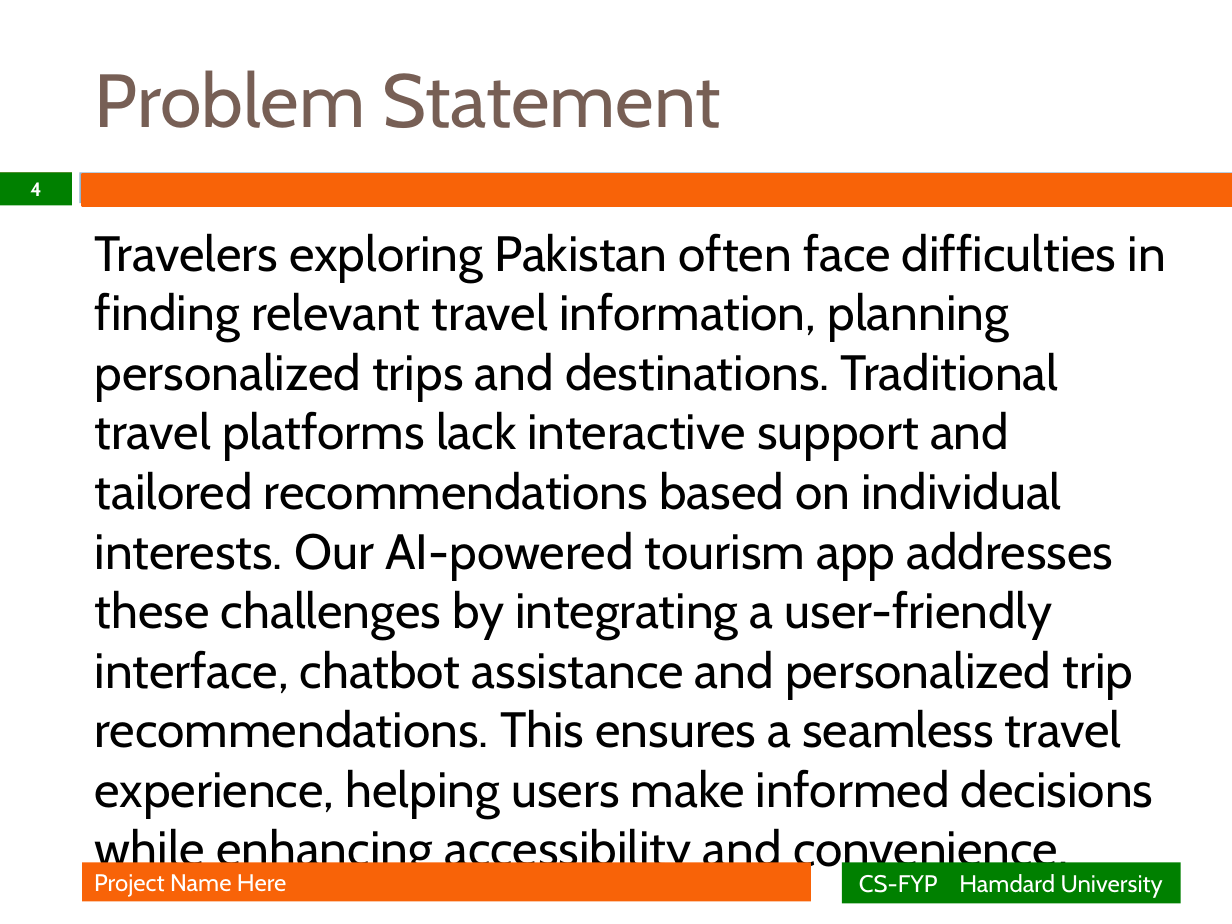
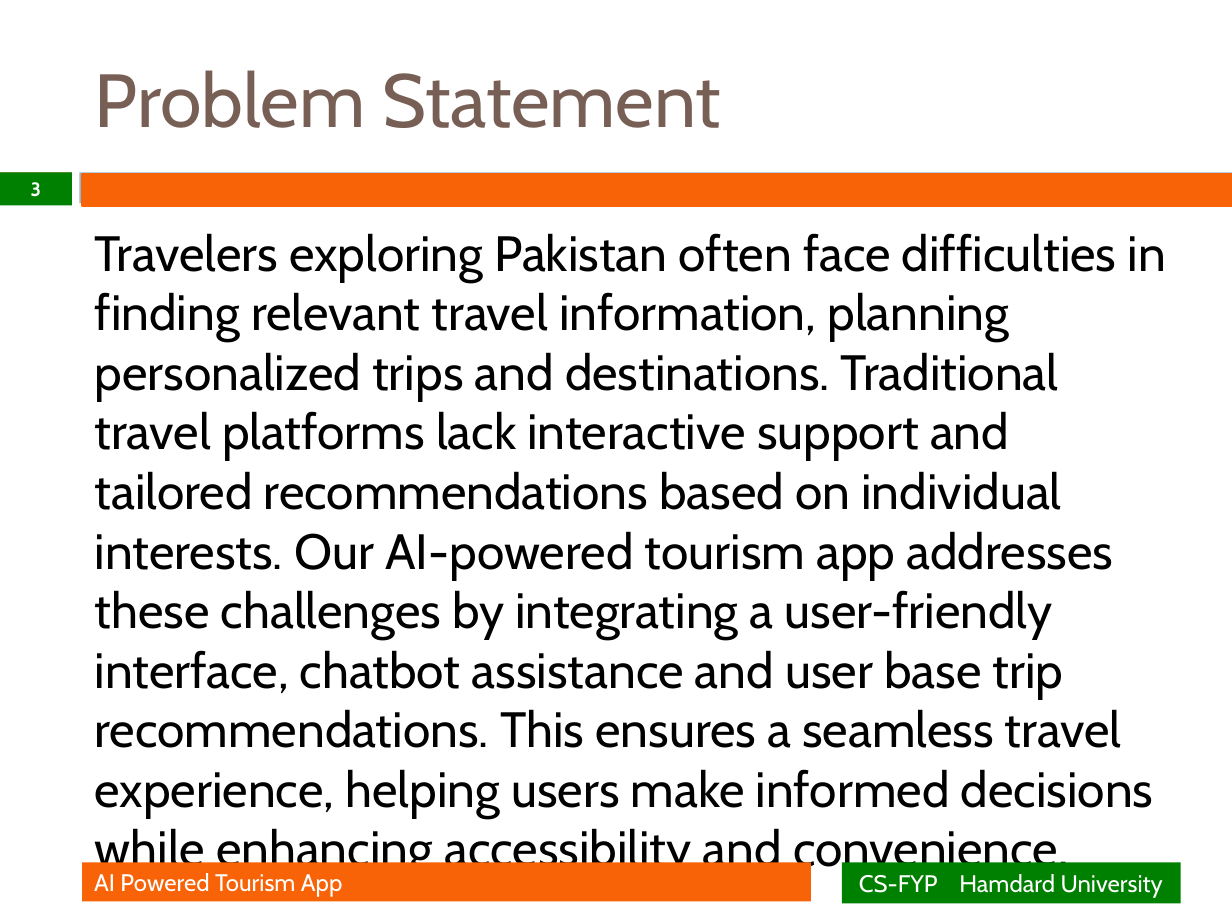
Before and after one commit to Daniyal702/TourismAppWithDocs, a slide deck: slide 3 of FYP Presentation.pptx (slide 4 before the commit). Drawn at 1232x924 pixels with LibreOffice and Linux fonts; fonts in the diff are those of the drawing; background and template pictures are left out. Boxes give left, top, right and bottom in pixels: in the first picture for what was removed or moved away, otherwise in the second. Text is boxed around its words. In the diff, an @@ line names an element or a change of style, - is before the commit and + after.

```diff
--- a/FYP Presentation.pptx
+++ b/FYP Presentation.pptx
@@ page number at (31,182,41,197): text changed @@
-4
+3
@@ text at (95,233,1166,817): text changed @@
-Travelers exploring Pakistan often face difficulties in finding relevant travel information, planning personalized trips and destinations. Traditional travel platforms lack interactive support and tailored recommendations based on individual interests. Our AI-powered tourism app addresses these challenges by integrating a user-friendly interface, chatbot assistance and personalized trip recommendations. This ensures a seamless travel experience, helping users make informed decisions while enhancing accessibility and convenience.
+Travelers exploring Pakistan often face difficulties in finding relevant travel information, planning personalized trips and destinations. Traditional travel platforms lack interactive support and tailored recommendations based on individual interests. Our AI-powered tourism app addresses these challenges by integrating a user-friendly interface, chatbot assistance and user base trip recommendations. This ensures a seamless travel experience, helping users make informed decisions while enhancing accessibility and convenience.
@@ text in rectangle at (94,873,342,897): text changed @@
-Project Name Here
+AI Powered Tourism App
```
Also in this commit, not shown: 13 other slides changed, 2 slides added, 2 slides removed.
